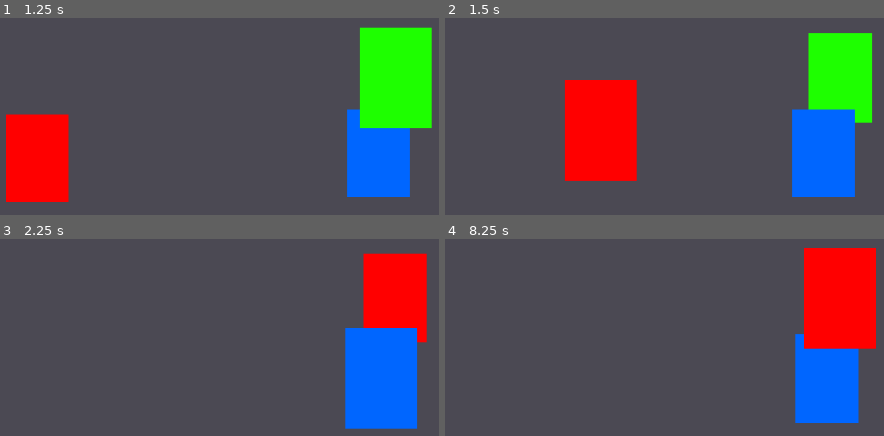
Above: before the commit, frames 1-4 (two rows, left to right).
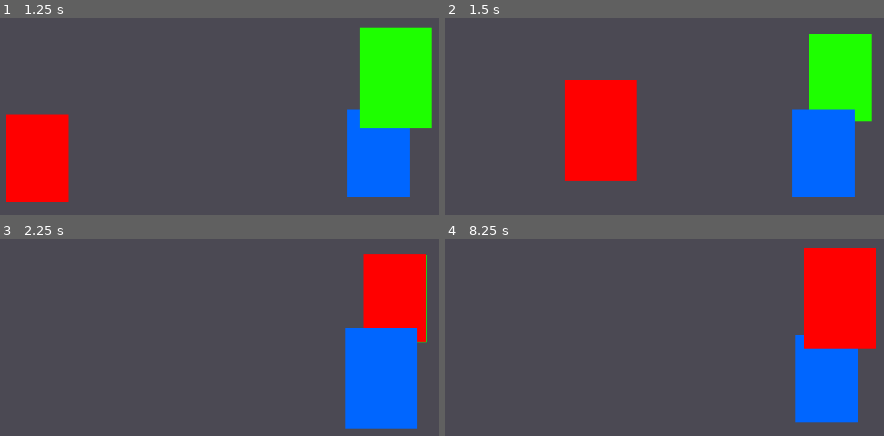
Above: after the commit, the same moments.

Repository: sundowns/deckbuilder-template
Game: Godot game, scene res://game.tscn
Same seed, same stepped clock (60 frames per second), same inputs: the game is played once before the commit and once after it.
Inputs (mouse positions are in pixels of both pictures, inside the frame that each line leads up to):
- Up to frame 1 (1.25 s): tap Enter at 0.5 s; drag from (188, 151) to (395, 77) at 0.52 s
- Up to frame 2 (1.5 s): drag from (480, 157) to (840, 77) at 1.27 s
- Up to frame 3 (2.25 s): move the mouse to (377, 374) at 2.02 s; press the mouse at (377, 374) at 2.03 s
- Up to frame 4 (8.25 s): release the mouse at (822, 374) at 2.75 s; tap Space at 2.75, 5, 6.5 s; drag from (outside the picture) to (840, 298) at 2.77 s; move the mouse to (outside the picture) at 3.52 s; press the mouse at (outside the picture) at 3.53 s; release the mouse at (outside the picture) at 4.25 s; tap Enter at 4.25, 5.75 s; drag from (519, 329) to (826, 378) at 4.27 s; move the mouse to (800, 398) at 5.02 s; press the mouse at (800, 398) at 5.03 s; release the mouse at (800, 398) at 5.75 s; drag from (642, 286) to (603, 420) at 5.77 s; move the mouse to (outside the picture) at 6.52 s; press the mouse at (outside the picture) at 6.53 s; release the mouse at (outside the picture) at 7.25 s; drag from (603, 420) to (840, 298) at 7.27 s; move the mouse to (840, 298) at 8.02 s; press the mouse at (840, 298) at 8.03 s

Frame 1 is identical in both runs. In frame 2, 0.3% of the frame differs, in the area x 82-98%, y 7-54%; in frame 3, 0.2%; in frame 4, 0.2%.

Commit message:
update deselection tween method

Diff:
--- a/cards/PlayableCard.gd
+++ b/cards/PlayableCard.gd
@@ -79,5 +79,5 @@
 	z_index = 0
 	if scale_tween and scale_tween.is_running():
 		scale_tween.kill()
-	scale_tween = create_tween().set_ease(Tween.EASE_OUT).set_trans(Tween.TRANS_ELASTIC)
-	scale_tween.tween_property(self, "scale", Vector2.ONE, 0.6)
+	scale_tween = create_tween().set_ease(Tween.EASE_OUT).set_trans(Tween.TRANS_LINEAR)
+	scale_tween.tween_property(self, "scale", Vector2.ONE, 0.1)
--- a/cards/PlayableCard.tscn
+++ b/cards/PlayableCard.tscn
@@ -19,6 +19,7 @@
 shape = SubResource("RectangleShape2D_n1stb")
 
 [node name="Background" type="ColorRect" parent="."]
+layout_mode = 0
 offset_right = 80.0
 offset_bottom = 100.0
 pivot_offset = Vector2(40, 50)
